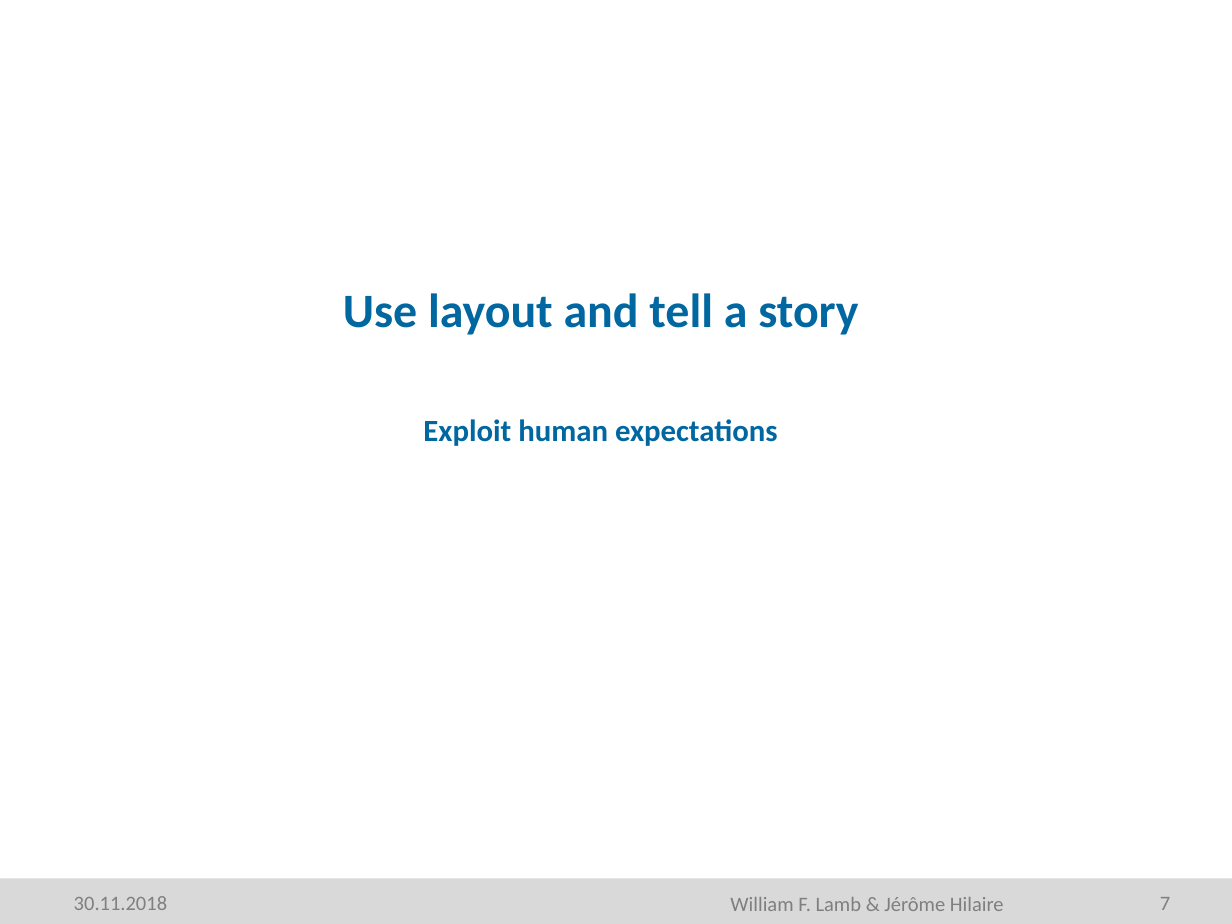
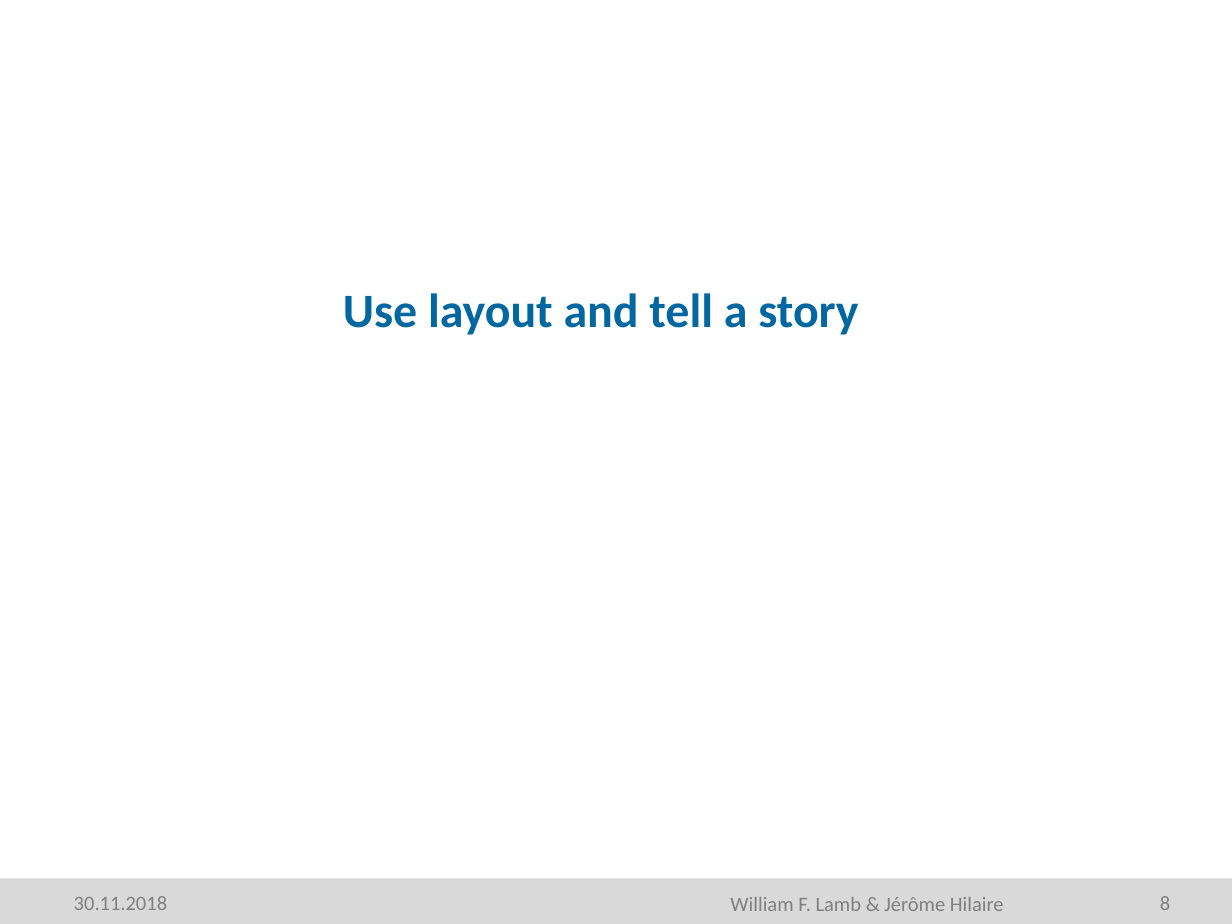
Before and after one commit to mcc-apsis/figures, a slide deck: slide 8 of Resources/Seminar part 1.pptm (slide 7 before the commit). Drawn at 1232x924 pixels with LibreOffice and Linux fonts; fonts in the diff are those of the drawing; background and template pictures are left out. Boxes give left, top, right and bottom in pixels: in the first picture for what was removed or moved away, otherwise in the second. Text is boxed around its words. In the diff, an @@ line names an element or a change of style, - is before the commit and + after.

```diff
--- a/Resources/Seminar part 1.pptm
+++ b/Resources/Seminar part 1.pptm
@@ text at [423, 419, 778, 446]: paragraph removed @@
-Exploit human expectations
@@ page number at [1160, 896, 1170, 910]: text changed @@
-7
+8
```
Also in this commit, not shown: 12 other slides changed, 9 slides added, 1 slide removed, 5 other files.
